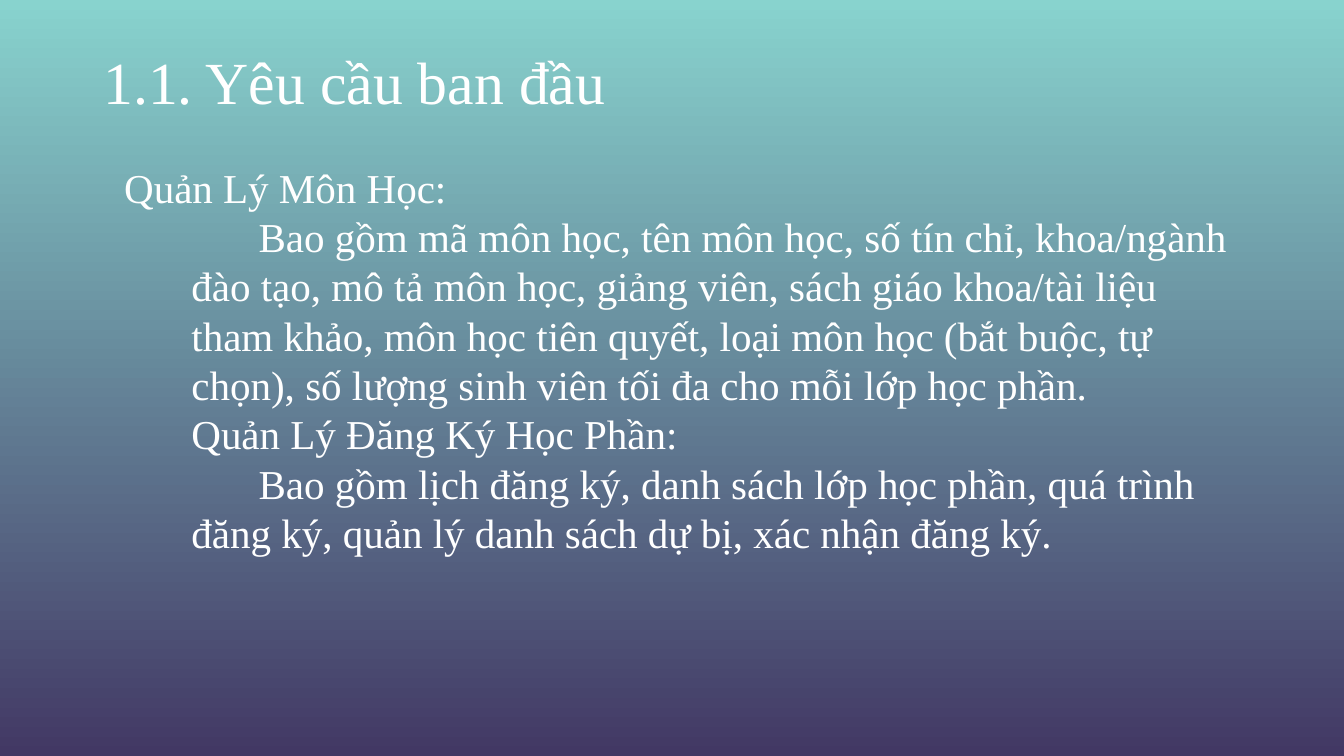
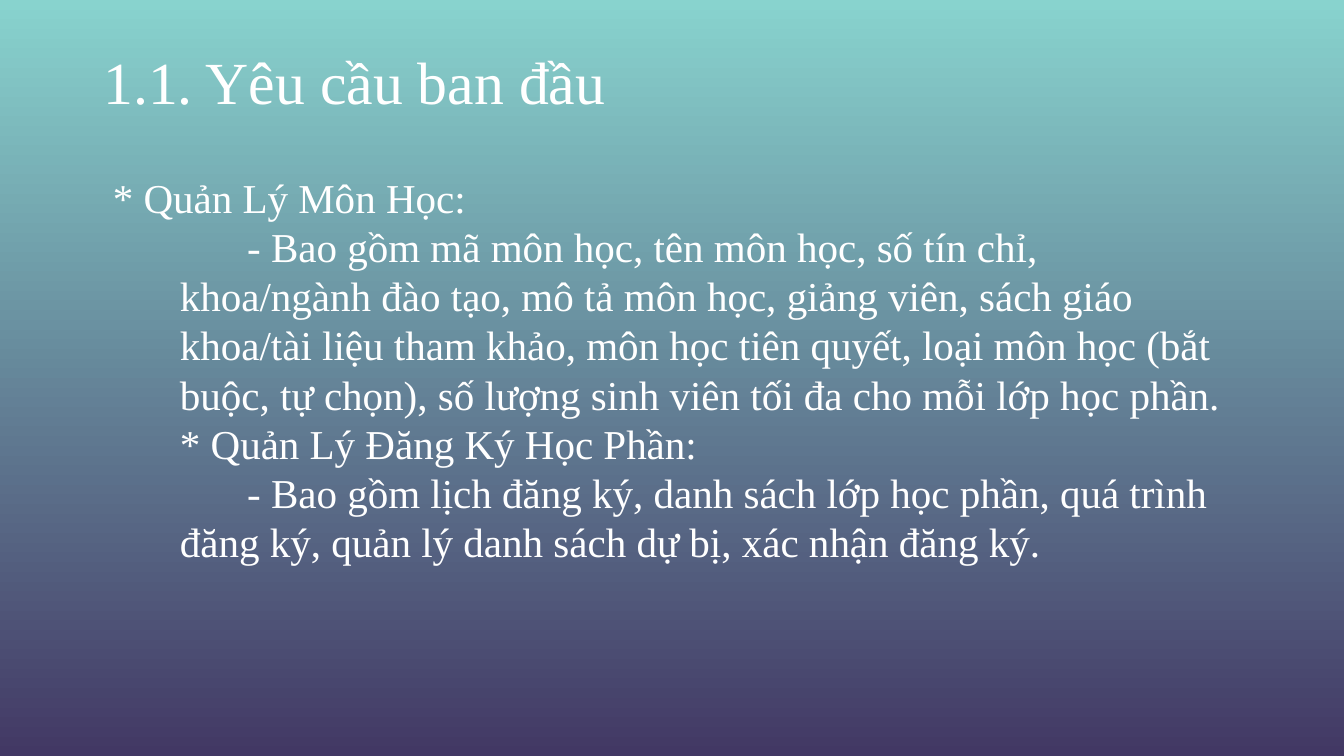
Before and after one commit to hoangtienmanhduc/Nhom14_KienTrucThietKePhanMem-, a slide deck: slide 6 of KTVTKPM.pptx. Drawn at 1344x756 pixels with LibreOffice and Linux fonts; fonts in the diff are those of the drawing; background and template pictures are left out. Boxes give left, top, right and bottom in pixels: in the first picture for what was removed or moved away, otherwise in the second. Text is boxed around its words. In the diff, an @@ line names an element or a change of style, - is before the commit and + after.

```diff
--- a/KTVTKPM.pptx
+++ b/KTVTKPM.pptx
@@ text at (x1=144, y1=184, x2=1220, y2=565): text changed @@
-Quản Lý Môn Học:
-  Bao gồm mã môn học, tên môn học, số tín chỉ, khoa/ngành đào tạo, mô tả môn học, giảng viên, sách giáo khoa/tài liệu tham khảo, môn học tiên quyết, loại môn học (bắt buộc, tự chọn), số lượng sinh viên tối đa cho mỗi lớp học phần.
-Quản Lý Đăng Ký Học Phần:
-  Bao gồm lịch đăng ký, danh sách lớp học phần, quá trình đăng ký, quản lý danh sách dự bị, xác nhận đăng ký.
+* Quản Lý Môn Học:
+  - Bao gồm mã môn học, tên môn học, số tín chỉ, khoa/ngành đào tạo, mô tả môn học, giảng viên, sách giáo khoa/tài liệu tham khảo, môn học tiên quyết, loại môn học (bắt buộc, tự chọn), số lượng sinh viên tối đa cho mỗi lớp học phần.
+* Quản Lý Đăng Ký Học Phần:
+  - Bao gồm lịch đăng ký, danh sách lớp học phần, quá trình đăng ký, quản lý danh sách dự bị, xác nhận đăng ký.
```
Also in this commit, not shown: 26 other slides changed, 1 other file.
